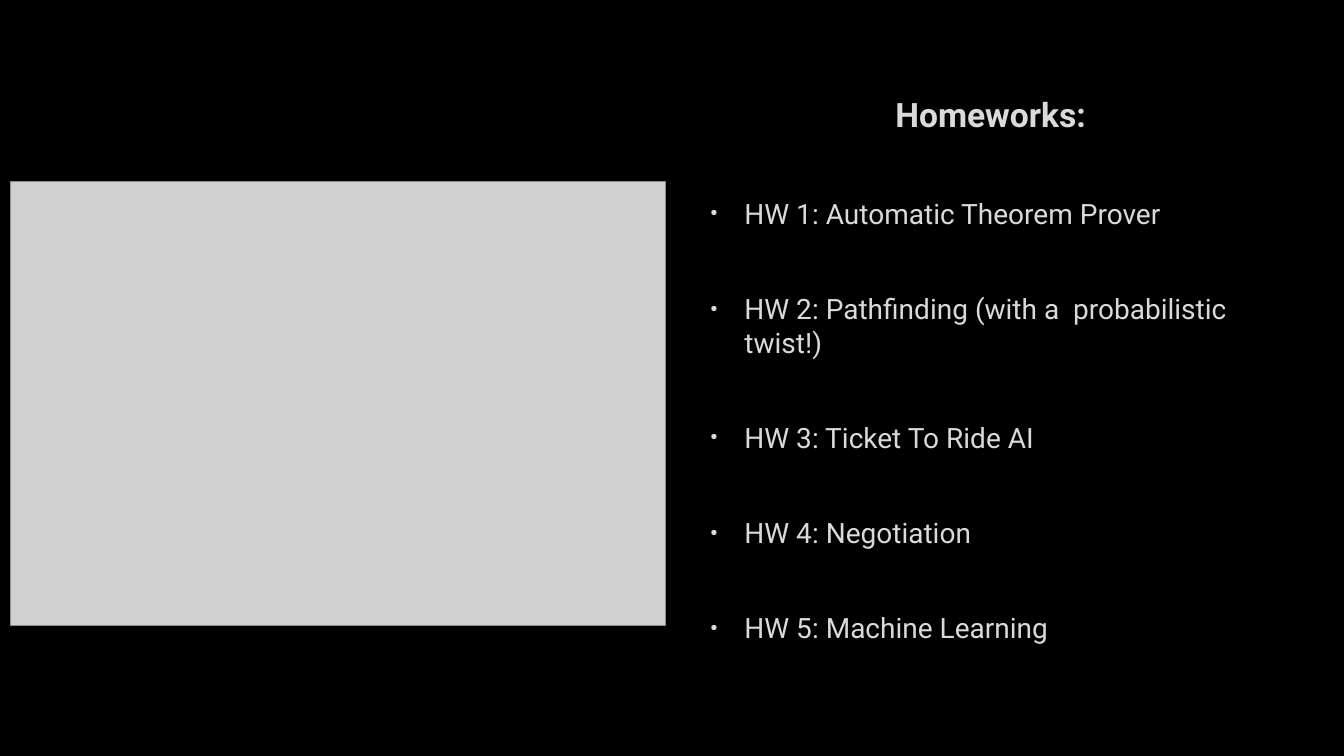
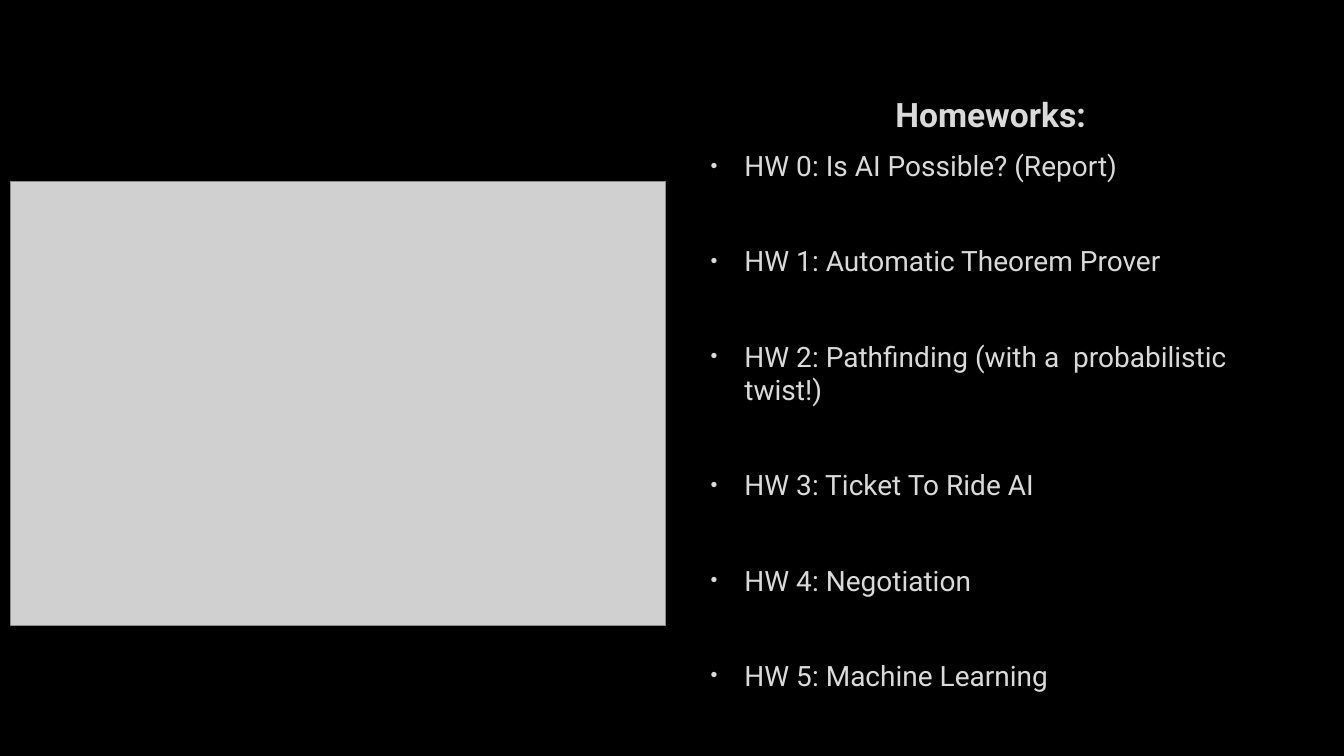
Before and after one commit to markfloryan/AI, a slide deck: slide 13 of slides/01-CourseIntroduction.pptx (slide 11 before the commit). Drawn at 1344x756 pixels with LibreOffice and Linux fonts; fonts in the diff are those of the drawing; grey boxes stand for pictures; background and template pictures are left out. Boxes give left, top, right and bottom in pixels: in the first picture for what was removed or moved away, otherwise in the second. Text is boxed around its words. In the diff, an @@ line names an element or a change of style, - is before the commit and + after.

```diff
--- a/slides/01-CourseIntroduction.pptx
+++ b/slides/01-CourseIntroduction.pptx
@@ text at (744, 153, 1117, 182): paragraph added @@
+• HW 0: Is AI Possible? (Report)
```
Also in this commit, not shown: 6 other slides changed, 4 slides added, 3 slides removed, 11 other files.
